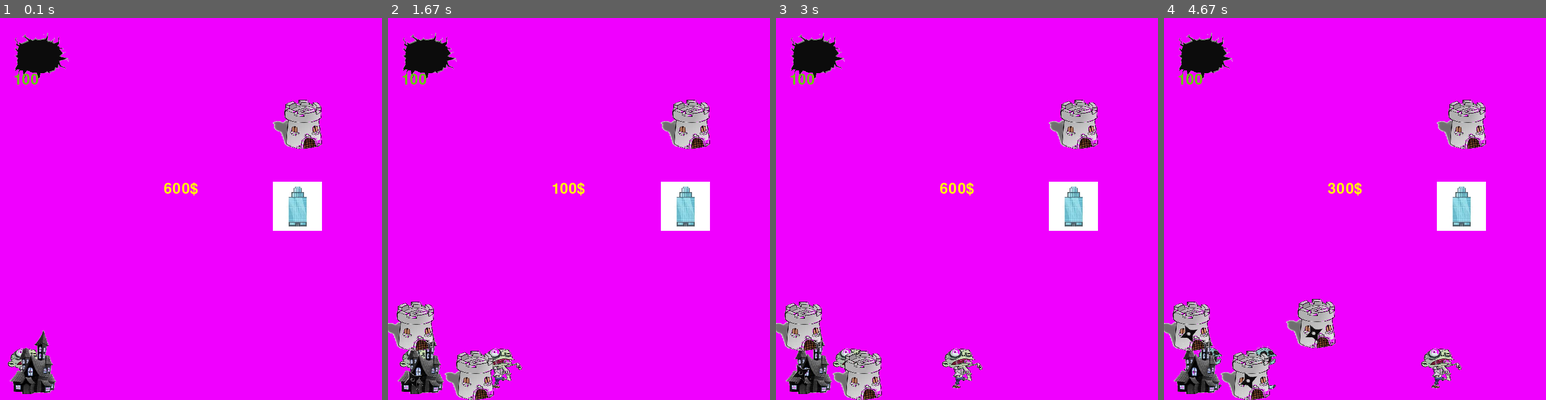
Above: before the commit, frames 1-4 (left to right).
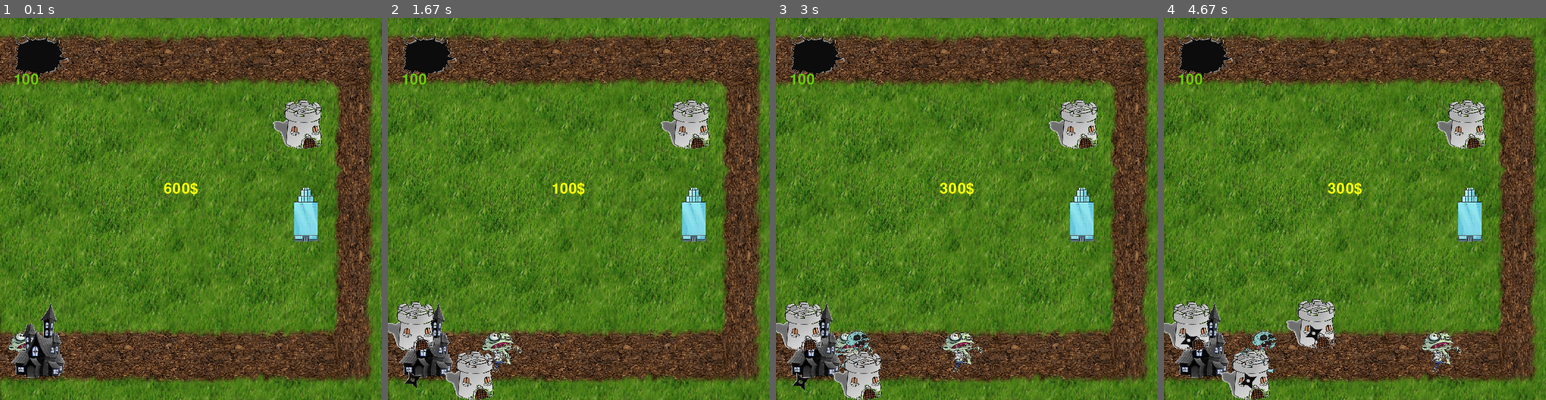
Above: after the commit, the same moments.

Repository: AmirHossein82x/python_project
Game: pygame game, started from pygame_python/tower_defence_game.py
Same seed, same stepped clock (60 frames per second), same inputs: the game is played once before the commit and once after it.
Inputs (mouse positions are in pixels of both pictures, inside the frame that each line leads up to):
- Up to frame 1 (0.1 s): no input
- Up to frame 2 (1.67 s): press the mouse at (410, 327) at 0.37 s; move the mouse to (468, 209) at 0.47 s; release the mouse at (521, 90) at 0.6 s; press the mouse at (410, 327) at 0.7 s; move the mouse to (430, 224) at 0.8 s; release the mouse at (449, 117) at 0.93 s; press the mouse at (472, 377) at 1.53 s; move the mouse to (494, 231) at 1.63 s
- Up to frame 3 (3 s): release the mouse at (905, 82) at 1.77 s
- Up to frame 4 (4.67 s): press the mouse at (1312, 327) at 3.7 s; move the mouse to (1351, 239) at 3.8 s; release the mouse at (1393, 155) at 3.93 s

The runs differ from the first frame. In frame 1, 97% of the frame differs, in the area x 0-100%, y 0-100%; in frame 2, 95%; in frame 3, 95%; in frame 4, 94%.

Commit message:
add back ground and optimizing cold tower shooting

Diff:
--- a/pygame_python/tower_defence_game.py
+++ b/pygame_python/tower_defence_game.py
@@ -13,12 +13,13 @@
 zombie_image_slow = pygame.transform.scale(pygame.image.load(os.path.join('tower_defence_assets', 'slow_zombie-modified.png')), (80, 80))
 zombie_image_fast_cold = pygame.transform.scale(pygame.image.load(os.path.join('tower_defence_assets', 'fast_zombie_cold.png')), (80, 80))
 zombie_image_slow_cold = pygame.transform.scale(pygame.image.load(os.path.join('tower_defence_assets', 'slow_zombie_cold.png')), (80, 80))
-zombie_image_home = pygame.transform.scale(pygame.image.load(os.path.join('tower_defence_assets', 'zombie_home-modified.png')), (120, 120))
+zombie_image_home = pygame.transform.scale(pygame.image.load(os.path.join('tower_defence_assets', 'zombie_home-modified.png')), (140, 140))
 tower_image = pygame.transform.scale(pygame.image.load(os.path.join('tower_defence_assets', 'tower-modified.png')), (90, 90))
-cold_tower_image = pygame.transform.scale(pygame.image.load(os.path.join('tower_defence_assets', 'cold_tower.webp')), (90, 90))
+cold_tower_image = pygame.transform.scale(pygame.image.load(os.path.join('tower_defence_assets', 'cold_tower.png')), (120, 120))
 hole_image = pygame.transform.scale(pygame.image.load(os.path.join('tower_defence_assets', 'hole-modified.png')), (120, 120))
 bullet_image = pygame.transform.scale(pygame.image.load(os.path.join('tower_defence_assets', 'bullet-modified.png')), (40, 40))
 cold_bullet_image = pygame.transform.scale(pygame.image.load(os.path.join('tower_defence_assets', 'snow_ball.png')), (40, 40))
+field_image = pygame.transform.scale(pygame.image.load(os.path.join('tower_defence_assets', 'field.jpg')), (700, 700))
 
 COIN_FONT = pygame.font.SysFont('comicsans', 40)
 HEALTH_FONT = pygame.font.SysFont('comicsans', 10)
@@ -26,12 +27,14 @@
 coin = 600
 HEALTH = 100
 RED = (255, 0, 0)
+BLACK = (0, 0, 0)
+BORDER = pygame.Rect(700//2 - 5, 0, 10, 700)
 dead_zombie = 0
 
 class ZombieHome:
     def __init__(self):
         self.__x = 0
-        self.__y = 570
+        self.__y = 520
         self.zombie_list = []
 
     def draw(self, win):
@@ -79,13 +82,14 @@
 class Zombie(ABC):
     def __init__(self):
         self.x = 0
-        self.y = 600
+        self.y = 570
         self.speed = 0
         self.image = None
+        self.is_hitted_by_snow_ball = False
 
 
     def move(self):
-        if self.y == 600 and self.x < 600:
+        if self.y == 570 and self.x < 600:
             self.x += self.speed
         elif 25<self.y <= 600 and self.x == 600:
             self.y -= self.speed
@@ -160,7 +164,7 @@
 class ColdBullet(Bullet):
     def __init__(self, x, y):
         super().__init__(x, y)
-        self.damage = 0.75
+        self.damage = 0.25
         self.image = cold_bullet_image
 
     def __str__(self):
@@ -213,7 +217,7 @@
     def __str__(self):
         return 'bullet_tower'
 
-    def shoot(self):
+    def shoot(self, zombie):
         self.bullets.append(DamageBulllet(self.x + 30, self.y + 30))
 
 class SnowTower(BaseTower):
@@ -221,8 +225,9 @@
         super().__init__(x, y)
         self.image = cold_tower_image
 
-    def shoot(self):
-        self.bullets.append(ColdBullet(self.x + 30, self.y + 30))
+    def shoot(self, zombie):
+        if not zombie.is_hitted_by_snow_ball:
+            self.bullets.append(ColdBullet(self.x + 30, self.y + 30))
 
     def __str__(self):
         return 'snow_tower'
@@ -255,7 +260,8 @@
 
 def draw_game():
 
-    win.fill((240,0,255))
+    # win.fill((240,0,255))
+    win.blit(field_image, (0, 0))
 
     zombie_home.draw_zombies(win)
 
@@ -299,20 +305,20 @@
     if coin >= 1000:
         if pygame.mouse.get_pressed()[2]:
             x, y = pygame.mouse.get_pos()
-            cold_tower.create_tower(x-50, y-50)
+            cold_tower.create_tower(x-50, y-40)
             coin -= 1000
 
     for tower2 in BaseTower.TOWER_LIST:
         if len(tower2.bullets) < 1:
             for zombie in zombie_home.zombie_list:
-                if 0<tower2.x - zombie.x<100 and 0<zombie.y - tower2.y<200 and tower2.x > zombie.x:
-                    tower2.shoot()
+                if 0<tower2.x - zombie.x<100 and 0<zombie.y - tower2.y<110 and tower2.x > zombie.x:
+                    tower2.shoot(zombie)
 
                 if 0< zombie.x - tower2.x <200 and 0<zombie.y - tower2.y<100 and  zombie.x >tower2.x :
-                    tower2.shoot()
-
-                if 0< zombie.x - tower2.x <100 and 0< tower2.y - zombie.y<50 and  zombie.y < tower2.y :
-                    tower2.shoot()
+                    tower2.shoot(zombie)
+
+                if 0< zombie.x - tower2.x <100 and 0< tower2.y - zombie.y<110 and  zombie.y < tower2.y :
+                    tower2.shoot(zombie)
 
 
     for tower in BaseTower.TOWER_LIST:
@@ -321,8 +327,9 @@
                     if -30<=zombie.x - bullet.x<=30 and -30<=zombie.y - bullet.y<=30:
                         if str(bullet) == 'damage_bullet':
                             zombie.health -= bullet.damage
-                        if str(bullet) == 'cold_bullet' and zombie.speed > 0.85:
+                        if str(bullet) == 'cold_bullet' and zombie.speed >= 0.75:
                             zombie.speed -= bullet.damage
+                            zombie.is_hitted_by_snow_ball = True
                             if str(zombie) == 'fast_zombie':
                                 zombie.image = zombie_image_fast_cold
                             elif str(zombie) == 'slow_zombie':
Binary file added: pygame_python/tower_defence_assets/cold_tower.png
Binary file removed: pygame_python/tower_defence_assets/cold_tower.webp
Binary file added: pygame_python/tower_defence_assets/field.jpg
Binary file changed: pygame_python/tower_defence_assets/snow_ball.png
